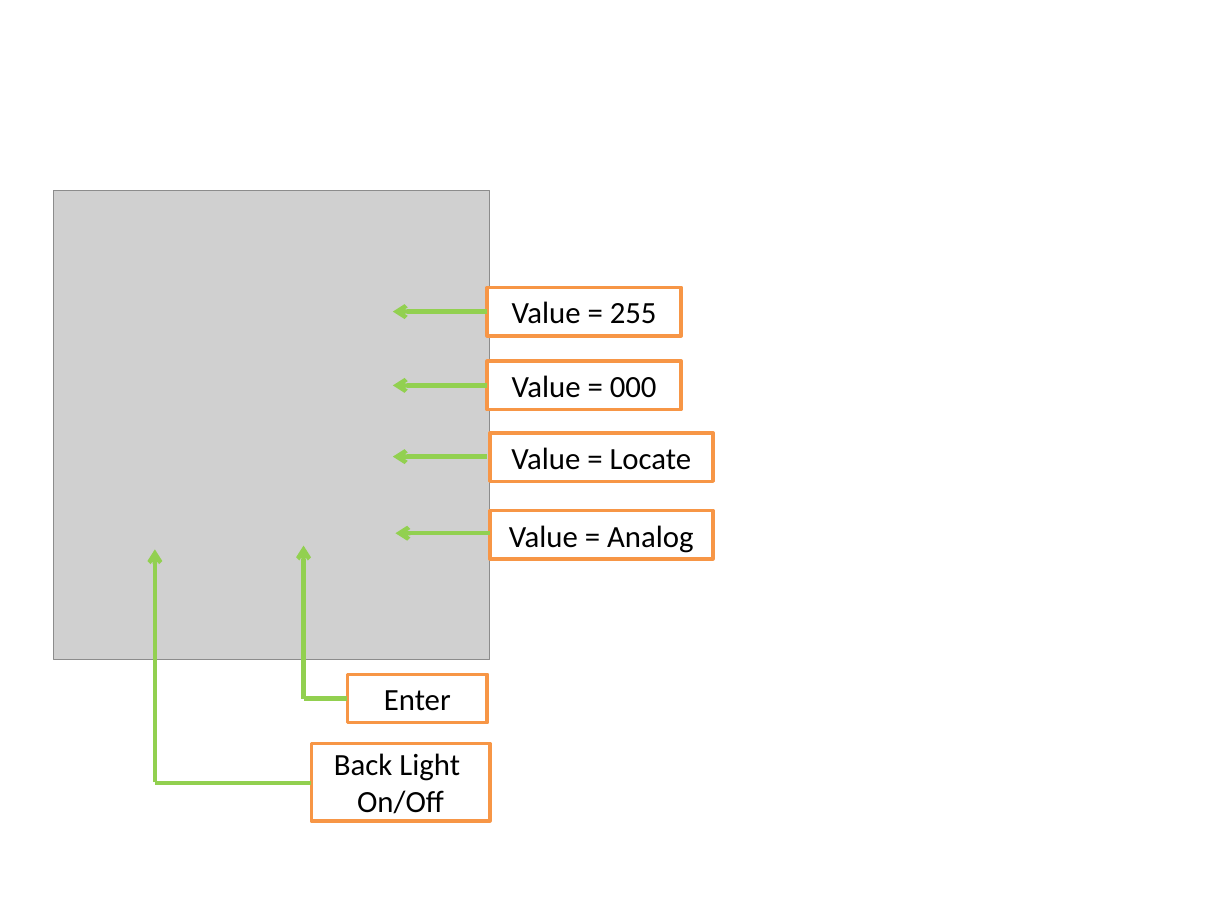
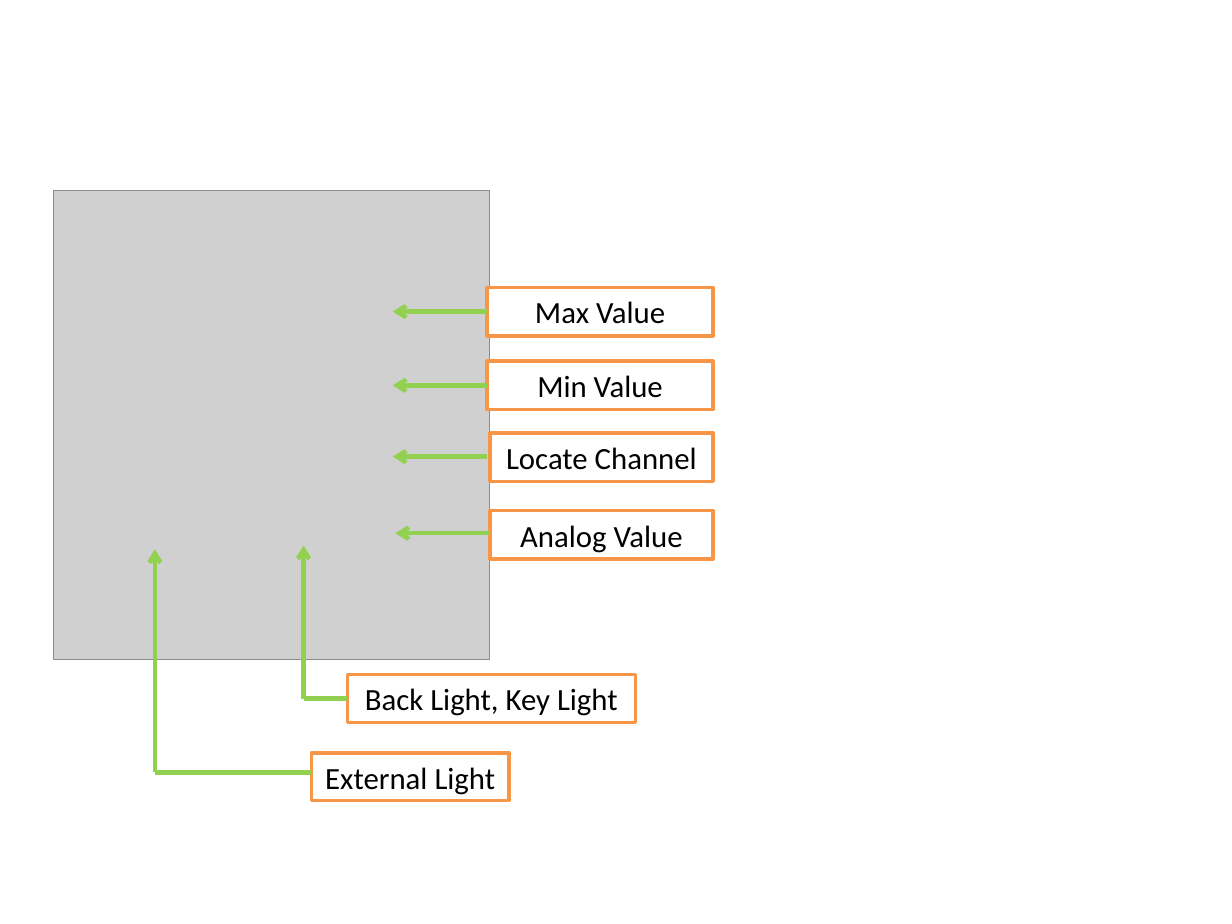
Before and after one commit to Arduino-DMX-512-Tester-and-Controller/Arduino-DMX-512-Tester-and-Controller-LCD-20x4-Firmware, a slide deck: slide 1 of Documentacion/Teclado/Teclado.pptx. Drawn at 1232x924 pixels with LibreOffice and Linux fonts; fonts in the diff are those of the drawing; grey boxes stand for pictures. Boxes give left, top, right and bottom in pixels: in the first picture for what was removed or moved away, otherwise in the second. Text is boxed around its words. In the diff, an @@ line names an element or a change of style, - is before the commit and + after.

```diff
--- a/Documentacion/Teclado/Teclado.pptx
+++ b/Documentacion/Teclado/Teclado.pptx
@@ rectangle "Max Value": place and size @@
-rectangle "Max Value" at <box>488,287,681,335</box>
+rectangle "Max Value" at <box>488,287,713,335</box>
@@ text in rectangle at <box>535,301,665,324</box>: text changed @@
-Value = 255
+Max Value
@@ rectangle "Min Value": place and size @@
-rectangle "Min Value" at <box>488,361,681,409</box>
+rectangle "Min Value" at <box>488,361,713,409</box>
@@ text in rectangle at <box>537,375,663,398</box>: text changed @@
-Value = 000
+Min Value
@@ text in rectangle at <box>506,447,697,470</box>: text changed @@
-Value = Locate
+Locate Channel
@@ text in rectangle at <box>520,525,683,553</box>: text changed @@
-Value = Analog
+Analog Value
@@ arrow moved from (155, 782) - (155, 549) to (155, 772) - (155, 549) @@
@@ rectangle "Back Light, Key Light": place and size @@
-rectangle "Back Light, Key Light" at <box>347,674,487,722</box>
+rectangle "Back Light, Key Light" at <box>347,674,636,722</box>
@@ text in rectangle at <box>365,688,618,716</box>: text changed @@
-Enter
+Back Light, Key Light
@@ line moved from (155, 784) - (312, 784) to (155, 772) - (312, 772) @@
@@ rectangle "External Light": place and size @@
-rectangle "External Light" at <box>312,743,490,821</box>
+rectangle "External Light" at <box>312,753,510,801</box>
@@ text in rectangle at <box>325,767,496,795</box>: text changed @@
-Back Light
-On/Off
+External Light
```
Also in this commit, not shown: 7 other files.
